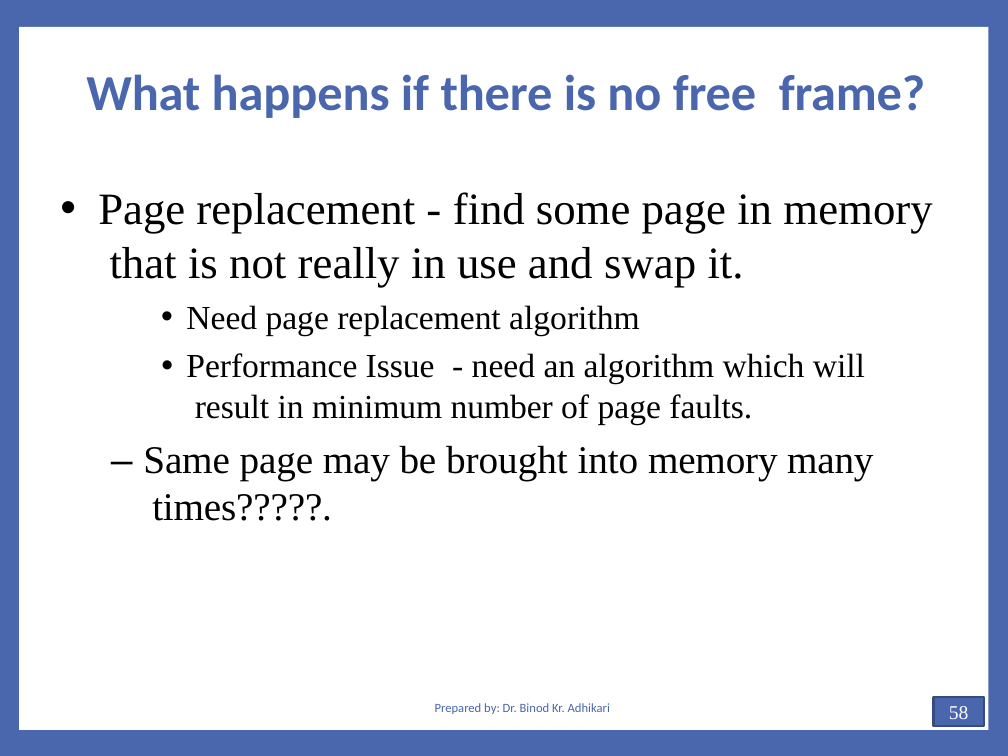
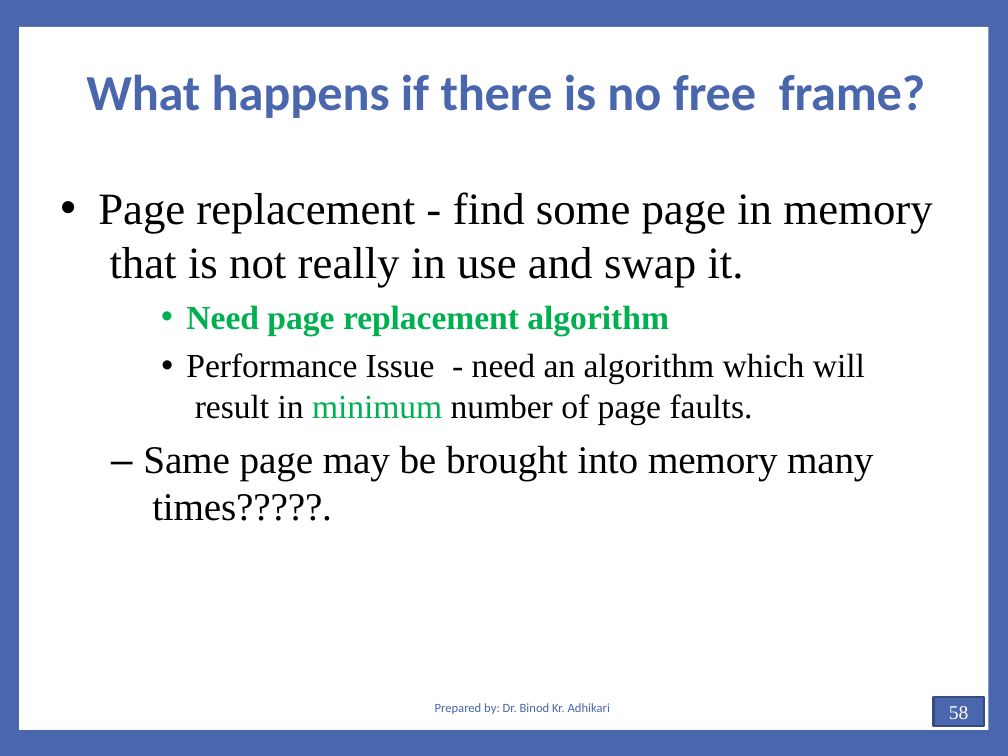
Before and after one commit to Yujan3333/Master-in-Computer-Science-and-Information-Technology, a slide deck: slide 58 of Main/Study/First Sem/All Notes and Resources Combined/AOS Notes/Unit 2.1-Chapter 4(Memory Management).pptx. Drawn at 1008x756 pixels with LibreOffice and Linux fonts; fonts in the diff are those of the drawing. Boxes give left, top, right and bottom in pixels: in the first picture for what was removed or moved away, otherwise in the second. Text is boxed around its words. In the diff, an @@ line names an element or a change of style, - is before the commit and + after.

```diff
--- a/Main/Study/First Sem/All Notes and Resources Combined/AOS Notes/Unit 2.1-Chapter 4(Memory Management).pptx
+++ b/Main/Study/First Sem/All Notes and Resources Combined/AOS Notes/Unit 2.1-Chapter 4(Memory Management).pptx
@@ text at bbox=[186, 305, 865, 424]: text colour #000000 to #00B050 in "Need page replacement algorithm", "minimum"; bold on in "Need page replacement algorithm" @@
```
Also in this commit, not shown: 9 other slides changed, 40 other files.
